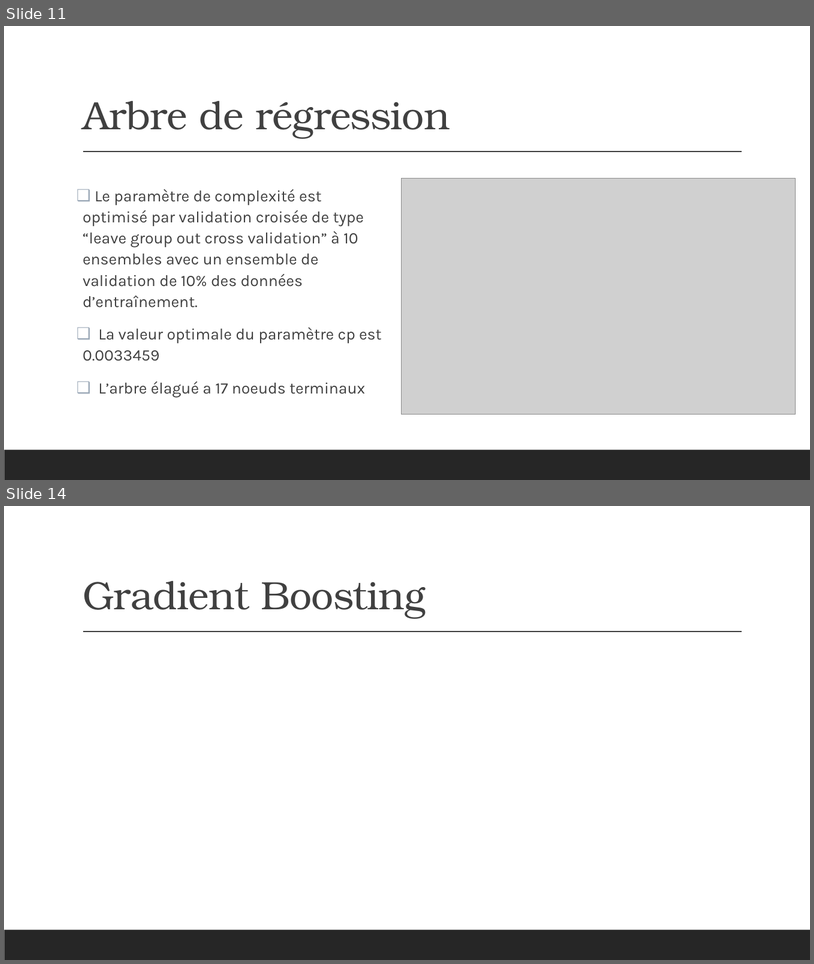
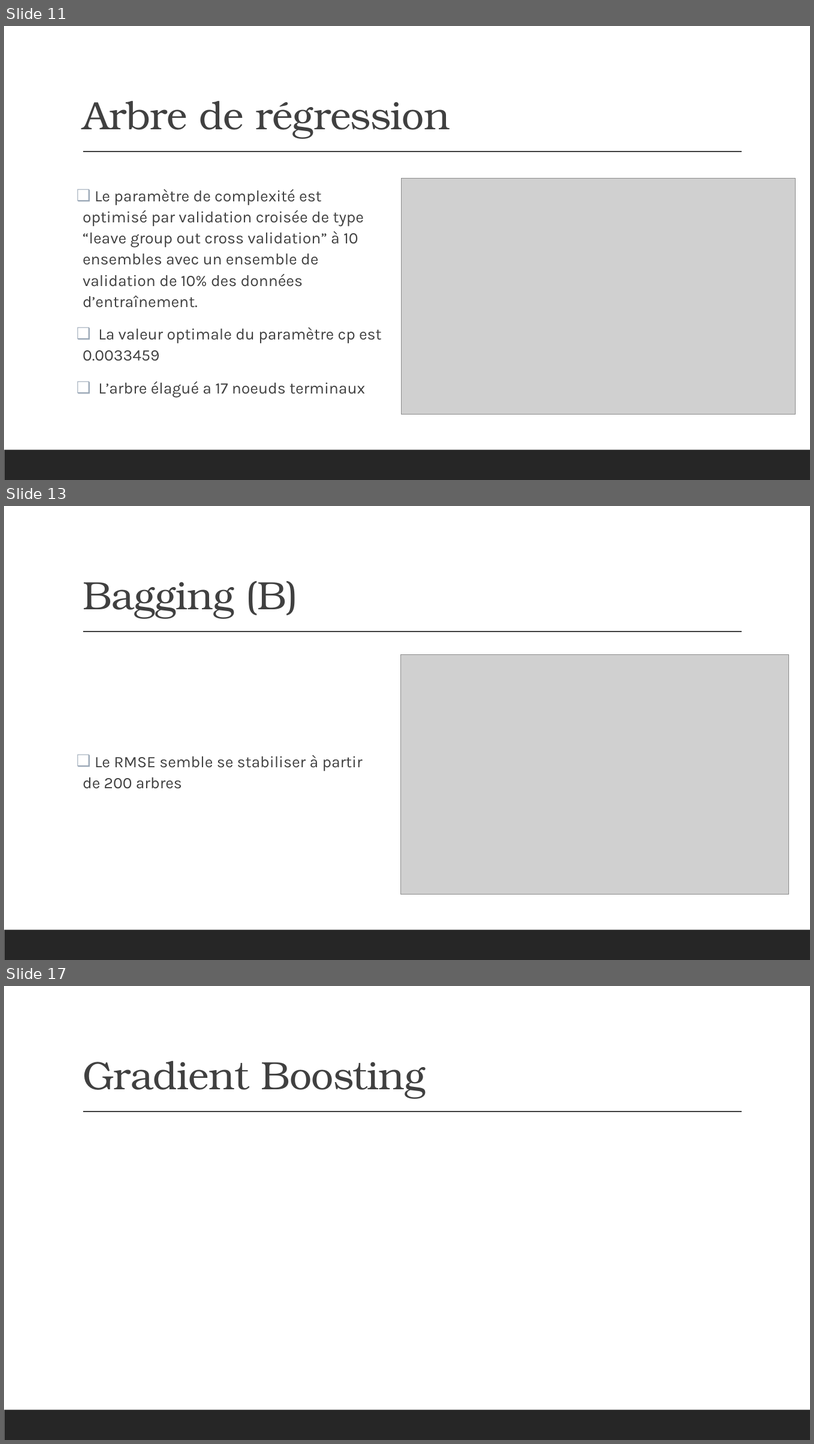
Before and after one commit to Dan-UL/PasDePlaziat, a slide deck: Final/Presentation_Equipe9.pptx. Shown one above the other, each under a label of ours: slides 11 and 14 before the commit, slides 11, 13 and 17 after it; the slides between them are not shown. The pictures are 814x964 and 814x1444 pixels, drawn with LibreOffice and Linux fonts; fonts in the diff are those of the drawing; grey boxes stand for pictures. Boxes give left, top, right and bottom in pixels: in the first picture for what was removed or moved away, otherwise in the second. Text is boxed around its words. In the diff, an @@ line names an element or a change of style, - is before the commit and + after.

```diff
--- a/Final/Presentation_Equipe9.pptx
+++ b/Final/Presentation_Equipe9.pptx
@@ slide 13 added at (x1=4, y1=506, x2=810, y2=960), background #FFFFFF; not listed: 2 template elements that a slide beside it also shows @@
@@ title added at (x1=83, y1=581, x2=298, y2=619), 47 pt, text #404040 @@
+Bagging (B)
@@ picture added at (x1=401, y1=655, x2=789, y2=894) @@
@@ text added at (x1=83, y1=754, x2=363, y2=789), 19 pt, text #404040 @@
+❑ Le RMSE semble se stabiliser à partir de 200 arbres
@@ what was slide 14 is now slide 17 @@
```
Also in this commit, not shown: 4 slides changed, 3 other slides added, 1 slide removed, 1 other file.
